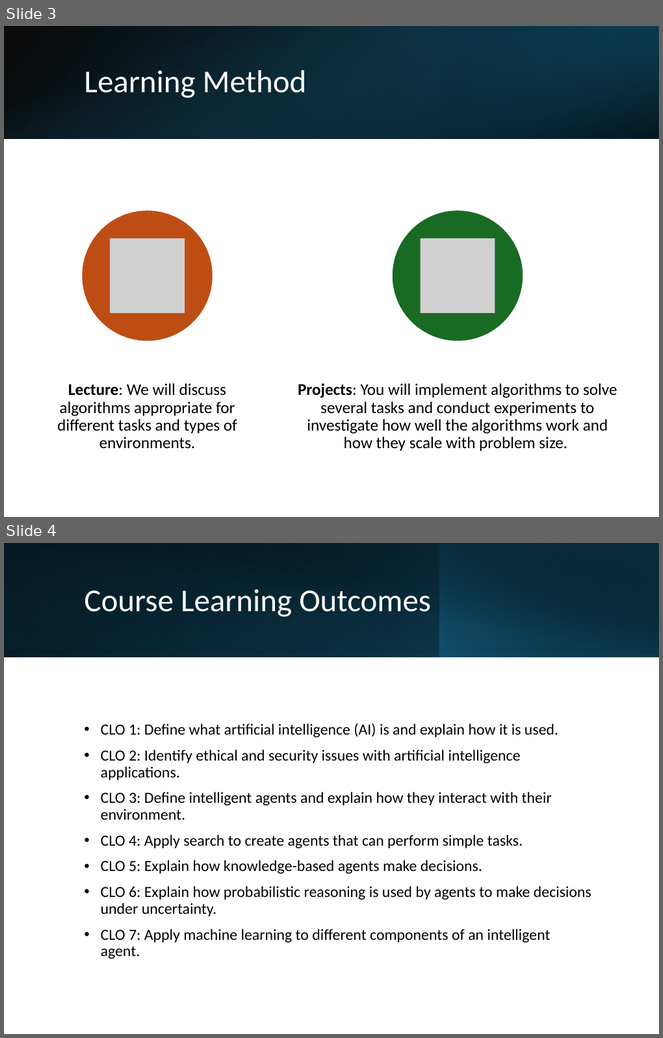
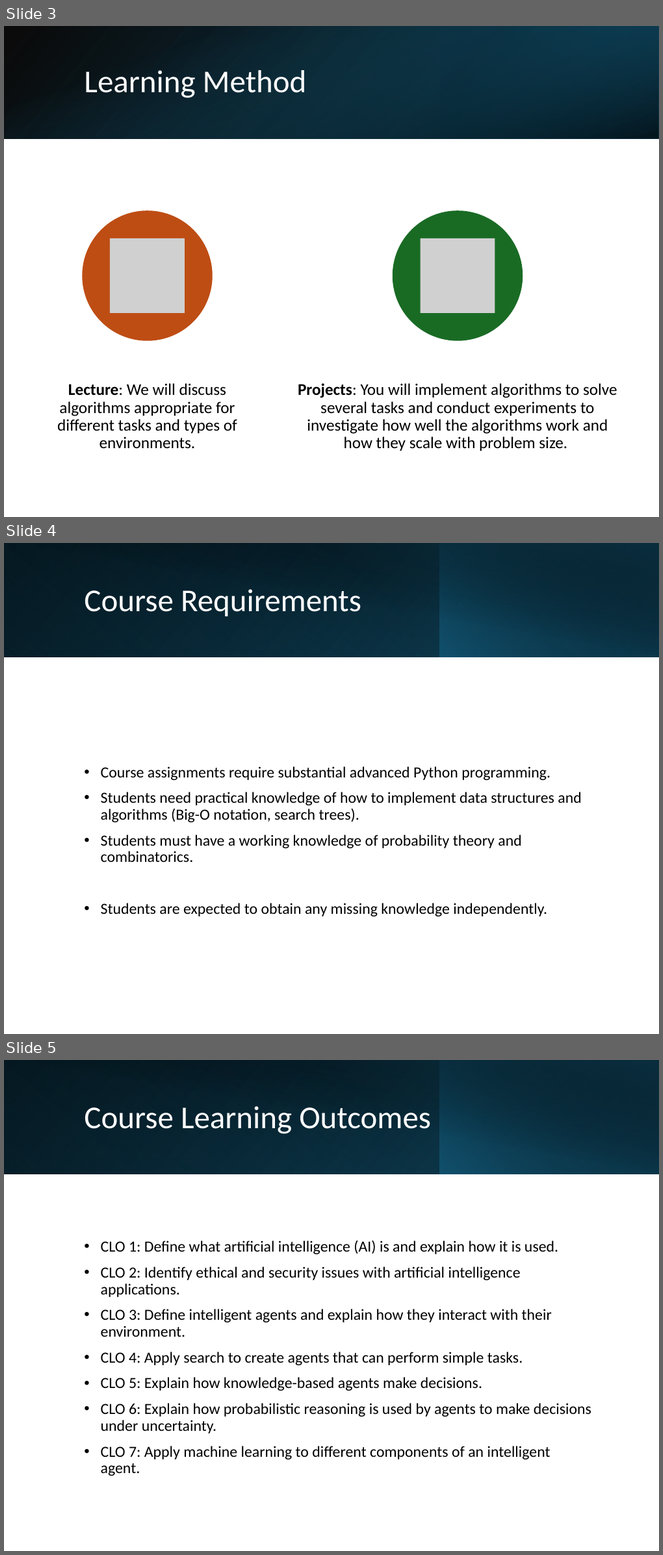
Before and after one commit to mhahsler/CS7320-AI, a slide deck: slides/00_course_intro.pptx. Shown one above the other, each under a label of ours: slides 3 and 4 before the commit, slides 3, 4 and 5 after it. The pictures are 663x1038 and 663x1555 pixels, drawn with LibreOffice and Linux fonts; fonts in the diff are those of the drawing; grey boxes stand for pictures. Boxes give left, top, right and bottom in pixels: in the first picture for what was removed or moved away, otherwise in the second. Text is boxed around its words. In the diff, an @@ line names an element or a change of style, - is before the commit and + after.

Commit message:
added requirements.

```diff
--- a/slides/00_course_intro.pptx
+++ b/slides/00_course_intro.pptx
@@ slide 4 added at bbox=[4, 543, 659, 1034], background #FFFFFF @@
@@ rectangle added at bbox=[4, 543, 659, 657], fill gradient #000000 to #104862 @@
@@ rectangle added at bbox=[4, 543, 440, 657], fill gradient #156082 to #0B3041 @@
@@ rectangle added at bbox=[29, 543, 659, 657], fill gradient #000000 to #0B3041 @@
@@ rectangle added at bbox=[440, 543, 659, 657], fill gradient #156082 to #000000 @@
@@ title added at bbox=[84, 589, 362, 616], 35 pt, text #FFFFFF @@
+Course Requirements
@@ text added at bbox=[101, 767, 581, 917], 17 pt, text #000000 @@
+• Course assignments require substantial advanced Python programming.
+• Students need practical knowledge of how to implement data structures and algorithms (Big-O notation, search trees).
+• Students must have a working knowledge of probability theory and combinatorics.
+• Students are expected to obtain any missing knowledge independently.
@@ what was slide 4 is now slide 5 @@
```
Also in this commit, not shown: 2 other files.
